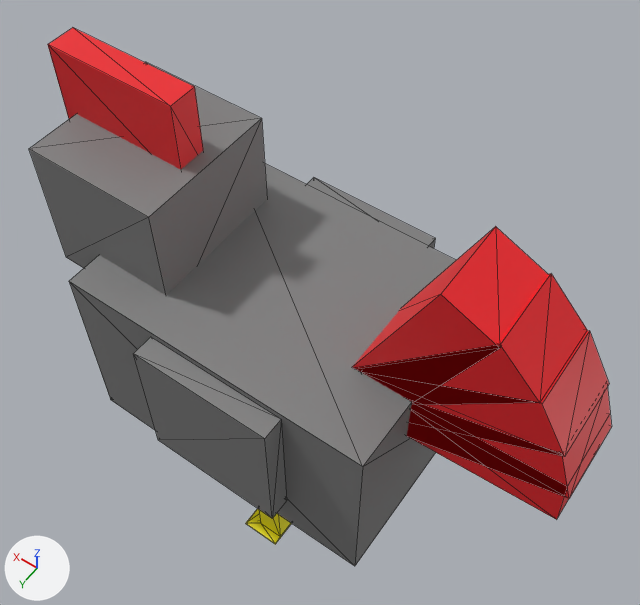
An edit to the glTF model models/rooster.glb, drawn before and after from the same camera.
Camera for both pictures: a camera (50 mm lens) standing at (-0.767, 0.854, 1.702) and looking at (-0.094, -0.089, 0.219). The lights are fixed; the arrows at lower left show +X, +Y and +Z. Mesh edges are drawn as thin lines. Vertices at the same position are counted once.

Objects in the first picture: 'Rooster'.
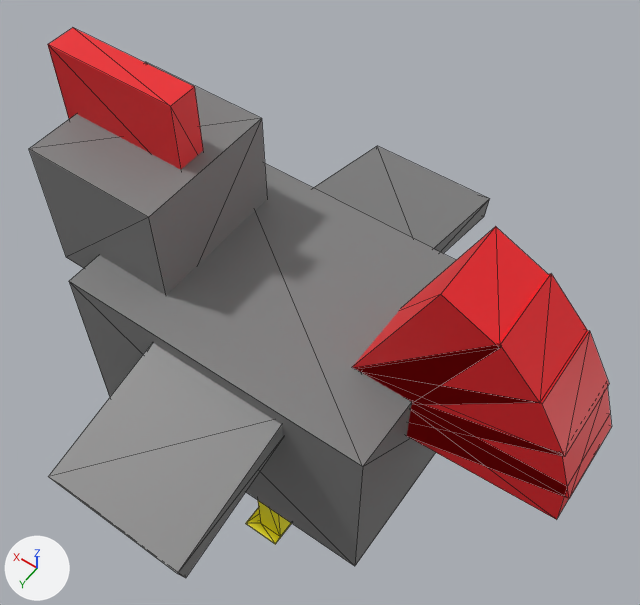
The newer file adds a shape key; the second version is drawn at full value of the shape key 'flap' of 'Rooster', and the change is written as the vertex moves it makes.

Scene script edits in JSON lines:
```json
{"block": "me_cube_004", "where": "me_cube_004.from_pydata(...)  # 128 vertices, 200 faces; spans x -0.725..0.499, y -0.288..0.288, z -0.403..0.719"}
{"block": "me_cube_004", "where": "# used by ob_rooster; location = (0.0, 0.0, 0.0)"}
{"block": "me_cube_004", "change": "me_cube_004 part 1: the loose piece of 8 vertices spanning x -0.245..0.064, y 0.239..0.288, z 0.014..0.34 is turned 75 degrees about the x axis through its middle, then moved by (0.0, 0.108, 0.082)"}
{"block": "me_cube_004", "change": "me_cube_004 part 2: the loose piece of 8 vertices spanning x -0.245..0.064, y -0.288..-0.239, z 0.014..0.34 is turned -75 degrees about the x axis through its middle, then moved by (0.0, -0.123, 0.081)"}
```

What differs and where, as boxes [x1, y1, x2, y2] in the pictures (640 x 605 px; the box of a moved part takes in the faces that stretch with it):
```json
{"object": "Rooster", "change": "reshaped", "before": [29, 28, 611, 566], "after": [29, 28, 611, 578]}
{"part": 1, "of": "me_cube_004", "change": "moved or reshaped", "before": [133, 337, 287, 518], "after": [48, 343, 283, 578]}
{"part": 2, "of": "me_cube_004", "change": "moved or reshaped", "before": [307, 178, 436, 249], "after": [314, 146, 490, 253]}
```
